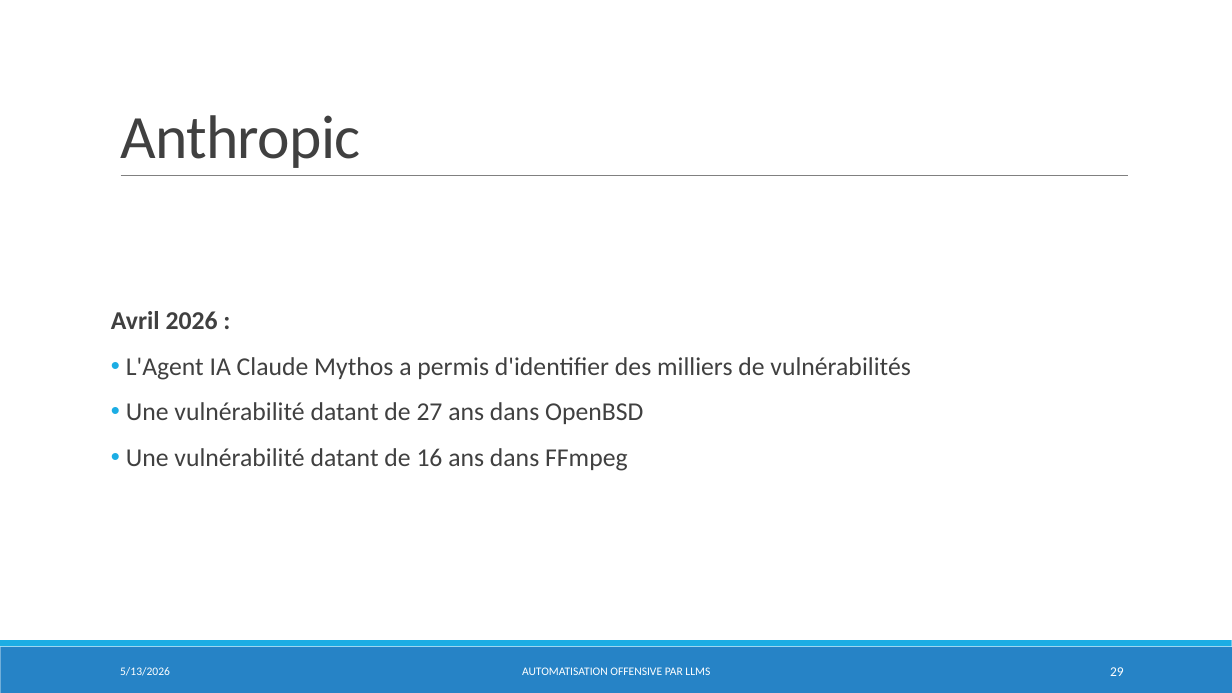
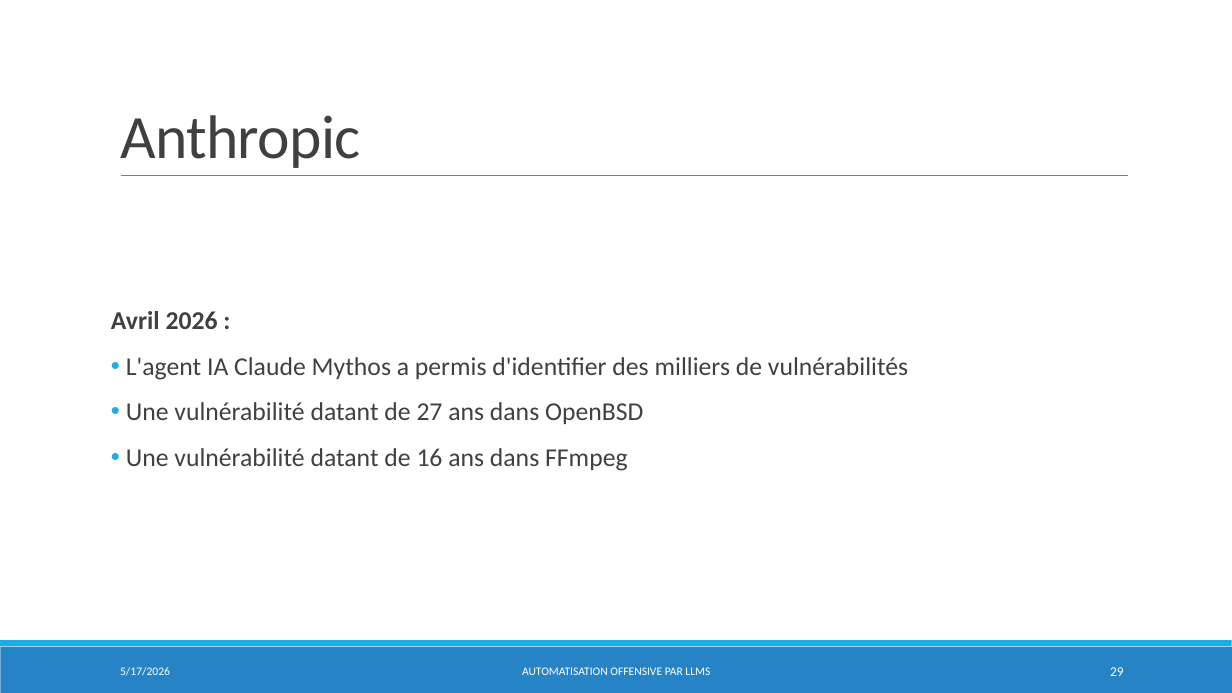
Before and after one commit to dylanramos/sse, a slide deck: slide 29 of SSE.pptx. Drawn at 1232x693 pixels with LibreOffice and Linux fonts; fonts in the diff are those of the drawing. Boxes give left, top, right and bottom in pixels: in the first picture for what was removed or moved away, otherwise in the second. Text is boxed around its words. In the diff, an @@ line names an element or a change of style, - is before the commit and + after.

```diff
--- a/SSE.pptx
+++ b/SSE.pptx
@@ text at (x1=126, y1=357, x2=908, y2=380): text changed @@
-• L'Agent IA Claude Mythos a permis d'identifier des milliers de vulnérabilités
+• L'agent IA Claude Mythos a permis d'identifier des milliers de vulnérabilités
@@ text at (x1=120, y1=667, x2=170, y2=676): text changed @@
-5/13/2026
+5/17/2026
```
Also in this commit, not shown: 27 other slides changed, 2 other files.
